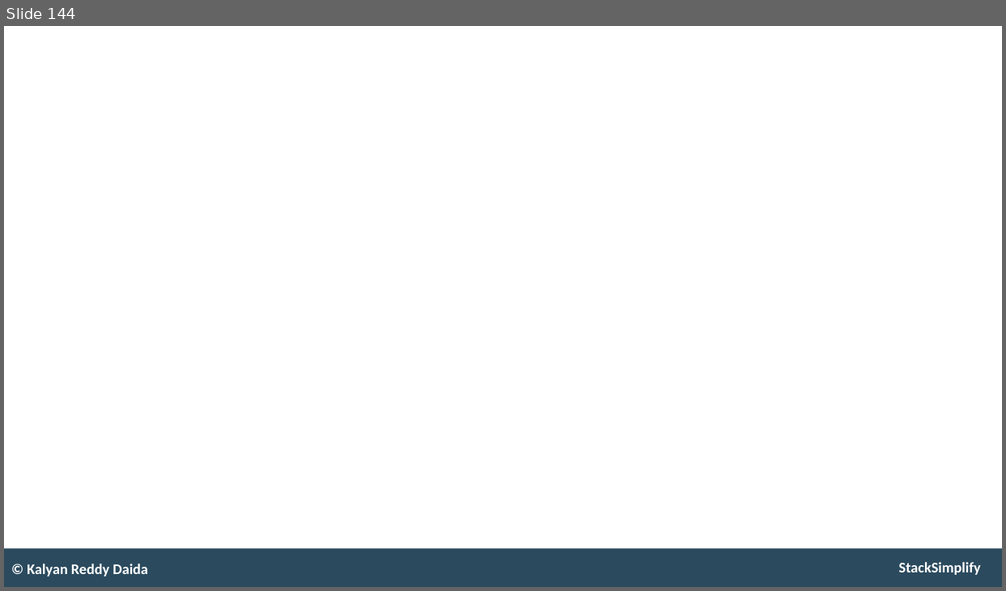
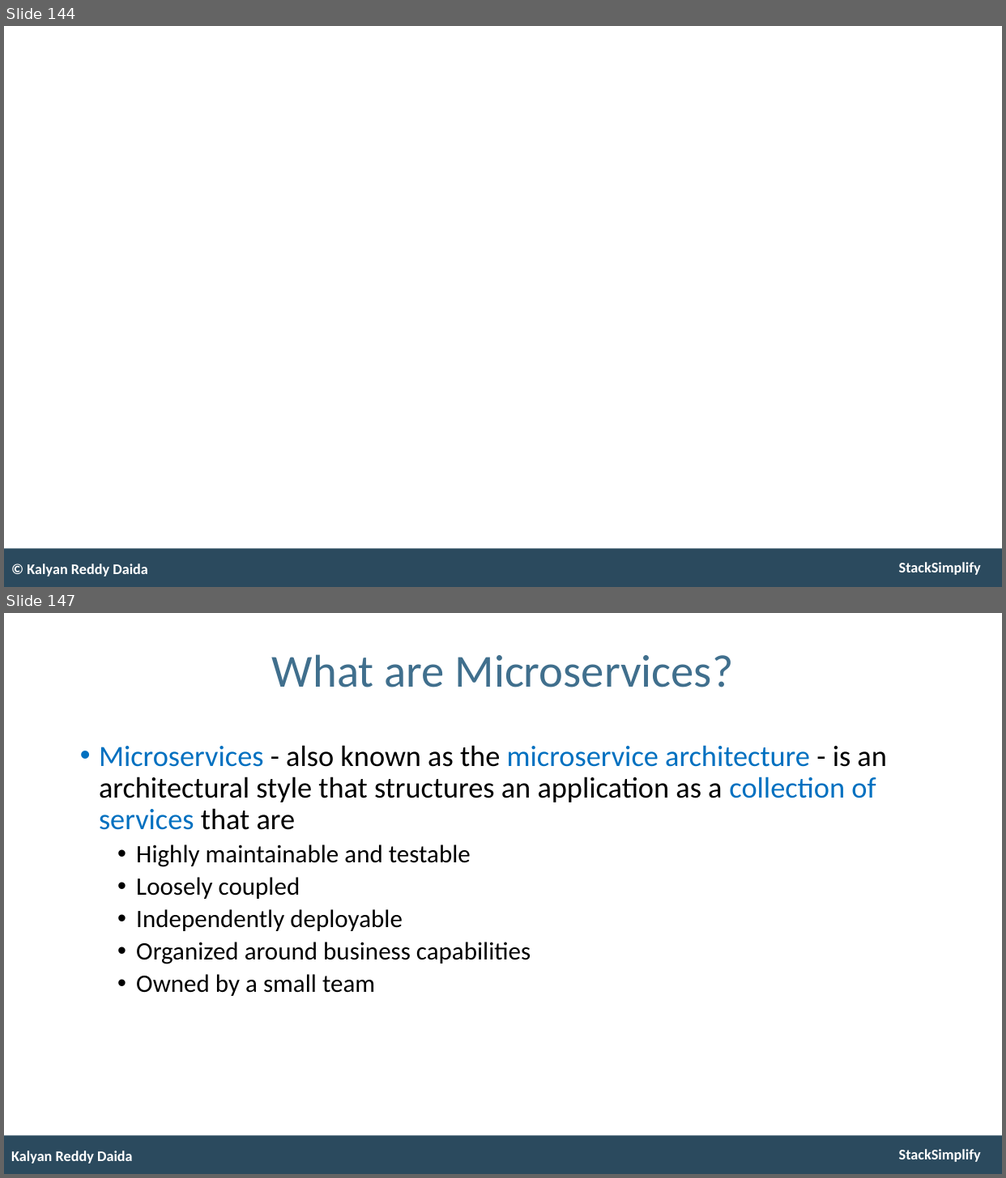
Before and after one commit to talvionyx/aws-eks-kubernetes-masterclass, a slide deck: presentation/AWS-Fargate-and-EKS-Masterclass.pptx. Shown one above the other, each under a label of ours: slide 144 before the commit, slides 144 and 147 after it; the slides between them are not shown. The pictures are 1006x591 and 1006x1178 pixels, drawn with LibreOffice and Linux fonts; fonts in the diff are those of the drawing. Boxes give left, top, right and bottom in pixels: in the first picture for what was removed or moved away, otherwise in the second. Text is boxed around its words. In the diff, an @@ line names an element or a change of style, - is before the commit and + after.

```diff
--- a/presentation/AWS-Fargate-and-EKS-Masterclass.pptx
+++ b/presentation/AWS-Fargate-and-EKS-Masterclass.pptx
@@ slide 147 added at <box>4,613,1002,1174</box>, background #FFFFFF; not listed: 2 template elements that a slide beside it also shows @@
@@ title added at <box>272,654,734,688</box>, 53 pt, text #406F8D @@
+What are Microservices?
@@ text added at <box>99,745,886,996</box>, 34 pt, text #000000 @@
+• Microservices - also known as the microservice architecture - is an architectural style that structures an application as a collection of services that are
+  • Highly maintainable and testable
+  • Loosely coupled
+  • Independently deployable
+  • Organized around business capabilities
+  • Owned by a small team
@@ text added at <box>11,1151,133,1164</box>, 17 pt, text #FFFFFF, bold @@
+Kalyan Reddy Daida
```
Also in this commit, not shown: 32 other slides added.
